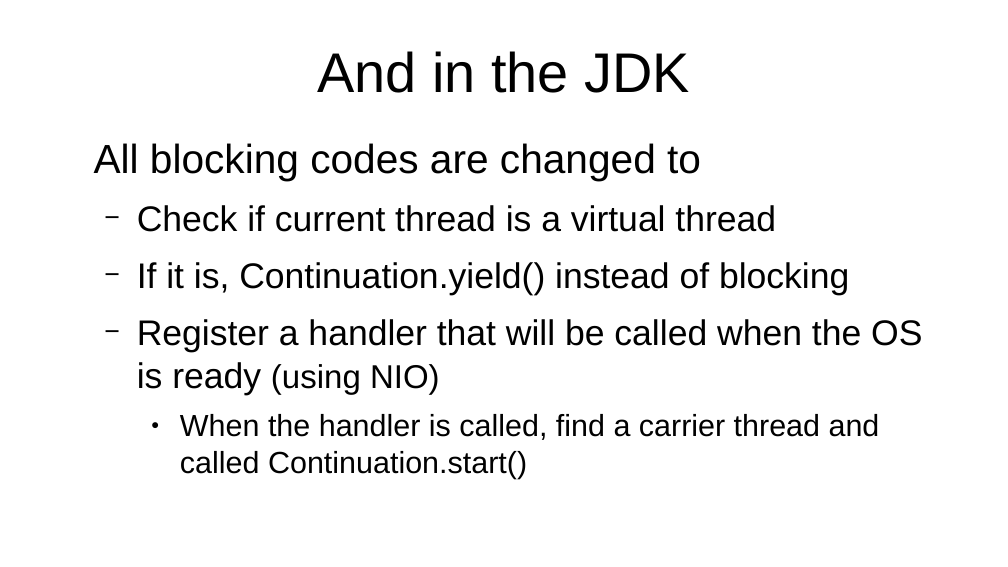
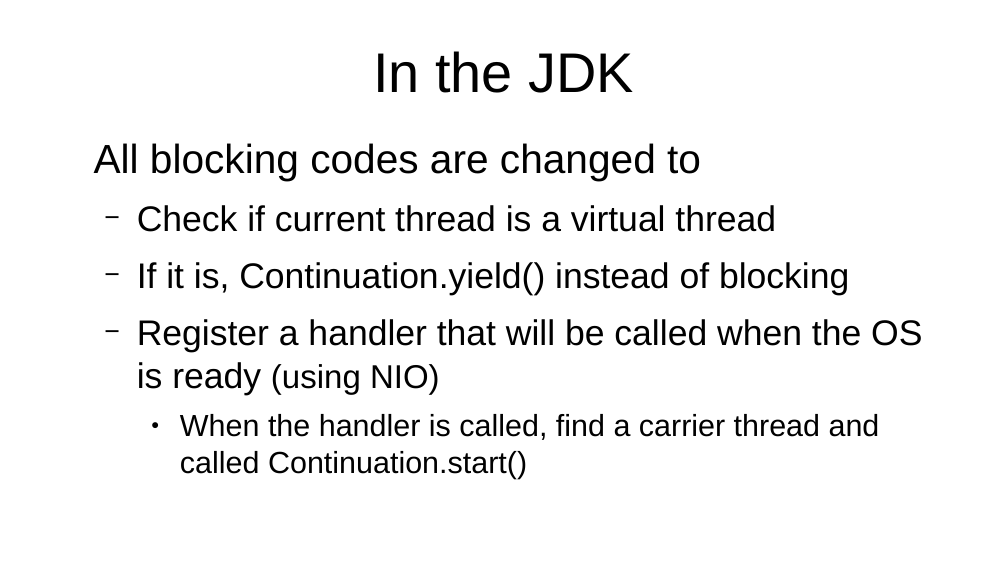
Before and after one commit to forax/loom-fiber, a slide deck: slide 29 of loom is looming.odp. Drawn at 1008x567 pixels with LibreOffice and Linux fonts; fonts in the diff are those of the drawing. Boxes give left, top, right and bottom in pixels: in the first picture for what was removed or moved away, otherwise in the second. Text is boxed around its words. In the diff, an @@ line names an element or a change of style, - is before the commit and + after.

```diff
--- a/loom is looming.odp
+++ b/loom is looming.odp
@@ title at (x1=373, y1=51, x2=633, y2=93): text changed @@
-And in the JDK
+In the JDK
```
Also in this commit, not shown: 7 other slides changed, 1 other file.
